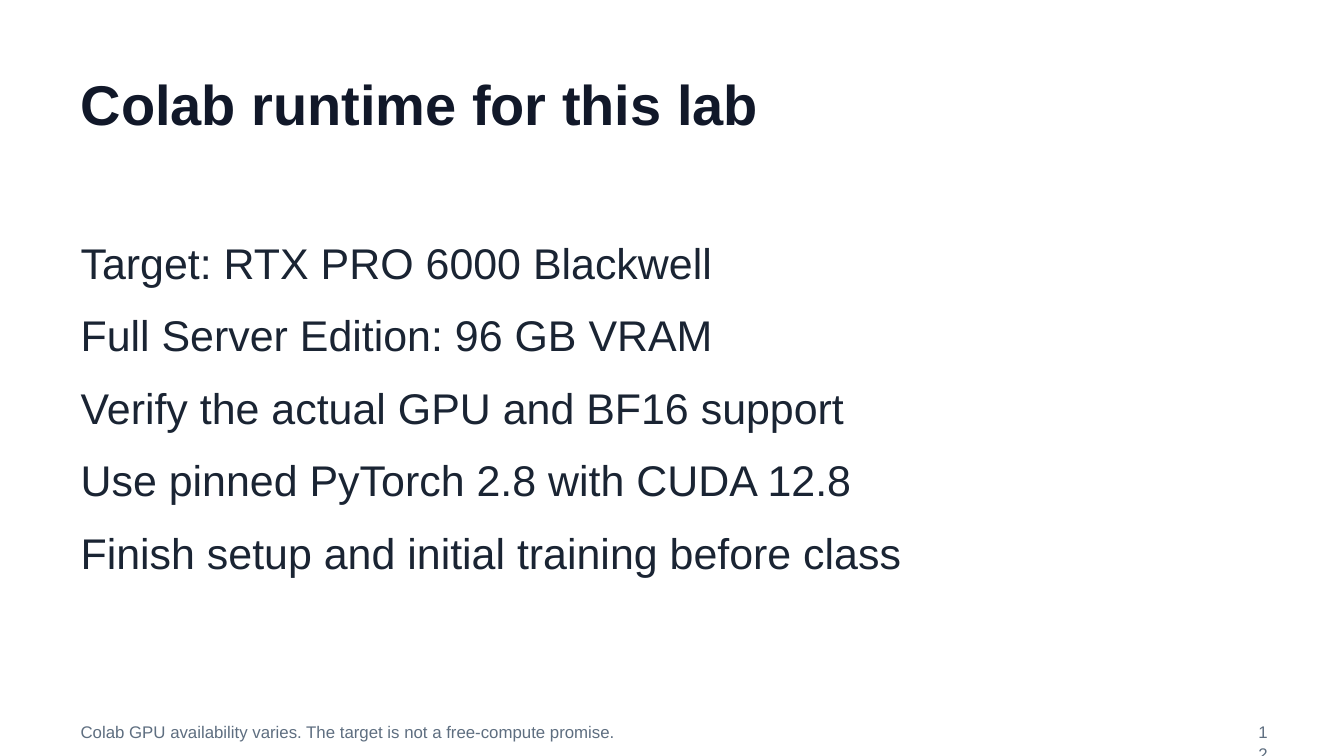
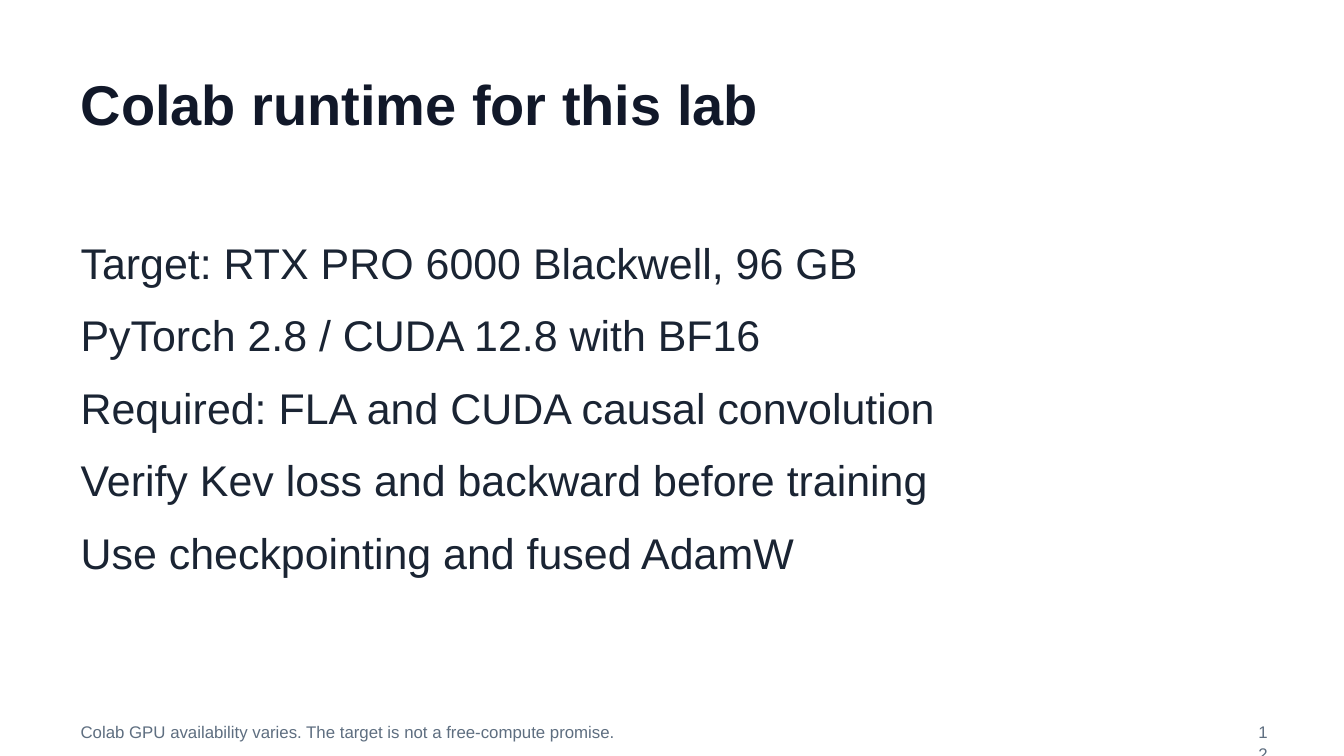
Before and after one commit to huixu11/QPlusLearning, a slide deck: slide 12 of labs/lab-01-kev-pacman/slides/pacman-lab.pptx. Drawn at 1344x756 pixels with LibreOffice and Linux fonts; fonts in the diff are those of the drawing. Boxes give left, top, right and bottom in pixels: in the first picture for what was removed or moved away, otherwise in the second. Text is boxed around its words. In the diff, an @@ line names an element or a change of style, - is before the commit and + after.

Commit message:
Use Kev-4B curriculum with required optimized training kernels

```diff
--- a/labs/lab-01-kev-pacman/slides/pacman-lab.pptx
+++ b/labs/lab-01-kev-pacman/slides/pacman-lab.pptx
@@ text at [81,248,935,577]: text changed @@
-Target: RTX PRO 6000 Blackwell
-Full Server Edition: 96 GB VRAM
-Verify the actual GPU and BF16 support
-Use pinned PyTorch 2.8 with CUDA 12.8
-Finish setup and initial training before class
+Target: RTX PRO 6000 Blackwell, 96 GB
+PyTorch 2.8 / CUDA 12.8 with BF16
+Required: FLA and CUDA causal convolution
+Verify Kev loss and backward before training
+Use checkpointing and fused AdamW
```
Also in this commit, not shown: 6 other slides changed, 1 slide added, 1 slide removed, 21 other files.
